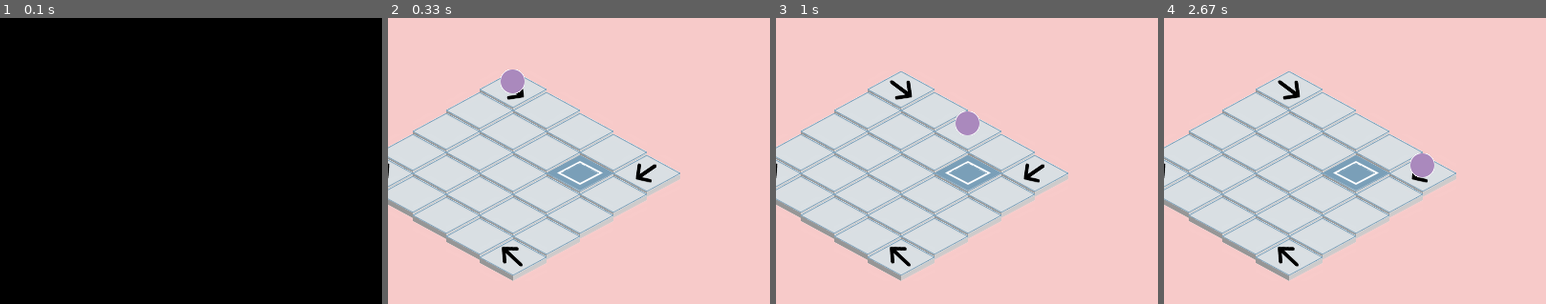
Above: before the commit, frames 1-4 (left to right).
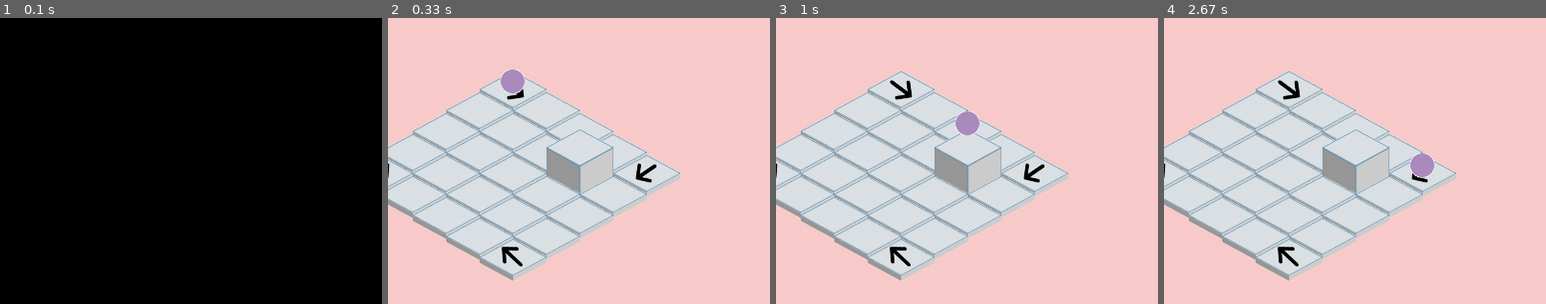
Above: after the commit, the same moments.

Repository: ameliakuang/112TP
Game: pygame game, started from trial/Game.py
Two runs of this game, one before a commit and one after it. Both use one fixed random seed, a clock stepped at 60 frames per second and the inputs below.
Inputs (mouse positions are % of the whole screen's width and height, from its top left):
- Up to frame 1 (0.1 s): no input
- Up to frame 2 (0.33 s): no input
- Up to frame 3 (1 s): press the mouse at (92, 90) at 0.37 s; move the mouse to (73, 85) at 0.47 s; release the mouse at (53, 80) at 0.6 s
- Up to frame 4 (2.67 s): press the mouse at (6, 8) at 1.2 s; move the mouse to (36, 22) at 1.3 s; release the mouse at (66, 36) at 1.43 s; press the mouse at (6, 8) at 1.8 s; move the mouse to (41, 10) at 1.9 s; release the mouse at (76, 12) at 2.03 s; press the mouse at (6, 8) at 2.43 s; move the mouse to (18, 14) at 2.53 s; move the mouse to (31, 20) at 2.63 s
The pictures show only the part of the screen within x 34-84%, y 22-72%; the shares and areas given below are measured in that part.

Frame 1 is identical in both runs. In frame 2, 1.8% of the frame differs, in the area x 41-59%, y 39-62%; in frame 3, 1.8%; in frame 4, 1.8%.

Commit message:
add cube

Diff:
--- a/trial/Board.py
+++ b/trial/Board.py
@@ -42,7 +42,7 @@
         return [[-1, 0, 0,0,2],
                 [0, 0, 0,0,0],
                 [0, 0, 0,0,0],
-                [0, 8, 0,0,0],
+                [0, 7, 0,0,0],
                 [4, 0, 0,0,1]]
 
     def draw(self, screen):
@@ -74,6 +74,20 @@
                     tileRect = tile.rect
                     iso_x, iso_y = utility.mapToIso(row, col, self.cols, self.halfTileWidth, self.halfTileHeight, screen)
                     screen.blit(tileImage, (iso_x, iso_y))
+                elif(num == 6):
+                    tile = JumpTile()
+                    tileImage = tile.image
+                    tileRect = tile.rect
+                    iso_x, iso_y = utility.mapToIso(row, col, self.cols, self.halfTileWidth, self.halfTileHeight, screen)
+                    screen.blit(tileImage, (iso_x, iso_y))
+                # cube
+                elif(num == 7):
+                    tile = Cube()
+                    tileImage = tile.image
+                    tileRect = tile.rect
+                    iso_x, iso_y = utility.mapToIso(row, col, self.cols, self.halfTileWidth, self.halfTileHeight, screen)
+                    iso_y -= self.halfTileHeight+5
+                    screen.blit(tileImage, (iso_x, iso_y))
                 # target tiles
                 elif(num == 8):
                     tile = TargetTile()
--- a/trial/Tiles.py
+++ b/trial/Tiles.py
@@ -33,6 +33,20 @@
         self.type = 5
 
 
+class JumpTile(Tile):
+    def __init__(self):
+        super(PortalTile, self).__init__()
+        self.image = pygame.image.load('images/tiles/jump.png').convert_alpha()
+        self.rect = self.image.get_rect()
+        self.type = 6
+
+class Cube(Tile):
+    def __init__(self):
+        super(Cube, self).__init__()
+        self.image = pygame.image.load('images/tiles/cube.png').convert_alpha()
+        self.rect = self.image.get_rect()
+        self.type = 7
+
 class TargetTile(Tile):
     def __init__(self):
         super(TargetTile, self).__init__()
--- a/trial/utility.py
+++ b/trial/utility.py
@@ -17,6 +17,6 @@
 def isoToMap(iso_x, iso_y, cols, halfWidth, halfHeight, screen):
     iso_x = iso_x - screen.get_rect().centerx + halfWidth - halfWidth
     iso_y = iso_y - screen.get_rect().centery + halfHeight*cols - halfHeight
-    row = 2*(iso_x/halfWidth+iso_y/halfHeight)
-    col = 2*(iso_y/halfHeight - iso_x/halfWidth)
+    row = 1/2*(iso_x/halfWidth+iso_y/halfHeight)
+    col = 1/2*(iso_y/halfHeight - iso_x/halfWidth)
     return (round(row), round(col))
